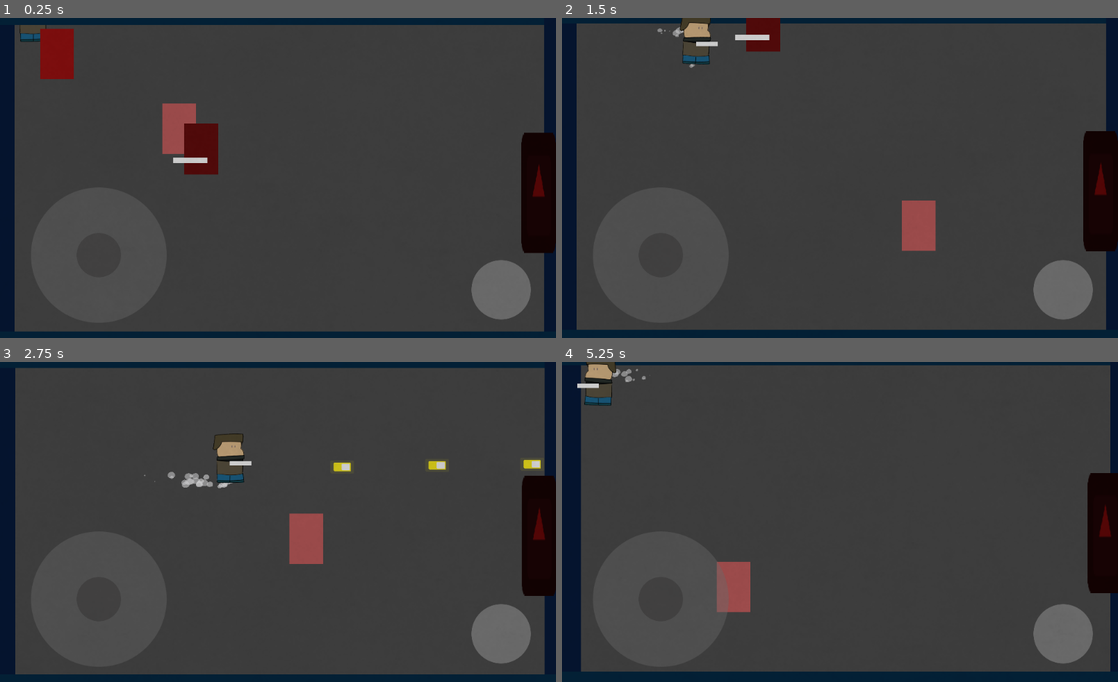
Above: before the commit, frames 1-4 (two rows, left to right).
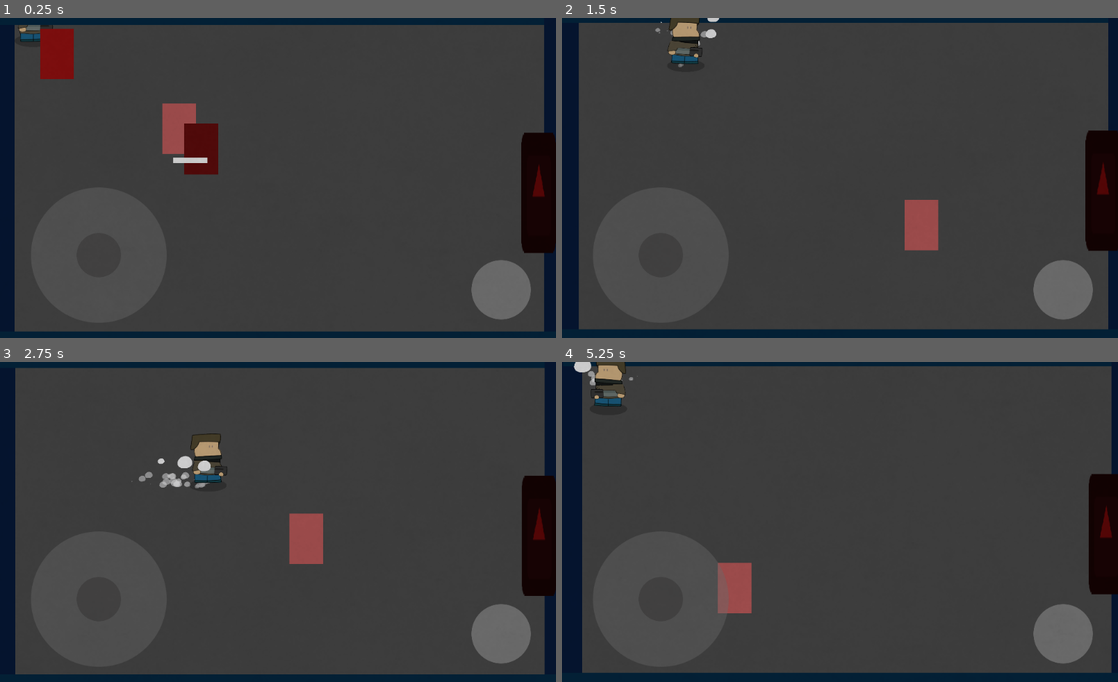
Above: after the commit, the same moments.

Repository: gath-thee-thaw/gohome-thegame
Game: Godot game, scene res://levels/level_1.tscn
The game is run twice, just before and just after one commit, with the same random seed, the same clock (stepped at 60 frames per second) and the same inputs. The engine's default icon, where the game draws it, is replaced by a stand-in: a white triangle on a blue panel in a dark square.
Inputs (mouse positions are in pixels of both pictures, inside the frame that each line leads up to):
- Up to frame 1 (0.25 s): no input
- Up to frame 2 (1.5 s): move the mouse to (962, 165) at 0.52 s; press the mouse at (962, 165) at 0.53 s; hold D (right) 0.53-1.28 s; move the mouse to (728, 197) at 1.27 s; release the mouse at (728, 197) at 1.28 s; hold S (down) from 1.28 s (still down); click (728, 197) at 1.35 s
- Up to frame 3 (2.75 s): move the mouse to (333, 451) at 2.02 s; release S (down) at 2.03 s; press the mouse at (333, 451) at 2.03 s; hold D (right) from 2.03 s (still down)
- Up to frame 4 (5.25 s): move the mouse to (812, 589) at 2.77 s; release D (right) at 2.78 s; release the mouse at (812, 589) at 2.78 s; hold W (up) 2.78-3.53 s; click (812, 589) at 2.85 s; move the mouse to (1006, 573) at 3.52 s; press the mouse at (1006, 573) at 3.53 s; hold A (left) 3.53-5.03 s; move the mouse to (673, 477) at 4.27 s; release the mouse at (673, 477) at 4.28 s; click (673, 477) at 4.35 s; move the mouse to (867, 525) at 5.02 s; press the mouse at (867, 525) at 5.03 s; hold S (down) from 5.03 s (still down)

The runs differ from the first frame. In frame 1, less than 0.1% of the frame differs, in the area x 3-10%, y 2-5%; in frame 2, 2.8%, in the area x 2-100%, y 0-98%; in frame 3, 1.7%; in frame 4, 2.0%.

Commit message:
fixed the shotgun

Diff:
--- a/Assests/Bullet/bullet_spriteframes.tres
+++ b/Assests/Bullet/bullet_spriteframes.tres
@@ -8,5 +8,5 @@
 "frames": [ ExtResource( 1 ), ExtResource( 2 ) ],
 "loop": false,
 "name": "default",
-"speed": 24.0
+"speed": 60.0
 } ]
--- a/Scripts/Player.gd
+++ b/Scripts/Player.gd
@@ -54,3 +54,6 @@
 	position += direction * delta * speed
 	position.x = clamp(position.x, 60, screen_size.x-60)
 	position.y = clamp(position.y, 0, screen_size.y-60)
+
+func shoot():
+	print("dsafhasdfhkgasdgkj")
--- a/Scripts/SMG.gd
+++ b/Scripts/SMG.gd
@@ -26,4 +26,4 @@
 		var bul = bullet.instance()
 		bul.position = $SpawnPoint.global_position
 		get_tree().root.add_child(bul)
-		bul.playerFlip = get_parent().flip
+		bul.playerFlip = get_parent().get_parent().get_parent().flip
--- a/Scripts/ShotGun.gd
+++ b/Scripts/ShotGun.gd
@@ -6,23 +6,21 @@
 var backStep = 1000
 var backStepPos
 
-func _ready():
-	var hand = $Hands2
-	remove_child($Hands2)
-	get_parent().find_node("Hands").add_child(hand)
+onready var playerNode
 
 func _process(delta):
+	playerNode = Global.player
 
 	if Input.is_action_just_pressed("shoot"):
 		if timer <= 0:
 			Shoot()
 			timer = shootDelay
-			if !get_parent().flip:
-				backStepPos = get_parent().position.x - backStep
-				get_parent().position.x = lerp(get_parent().position.x, backStepPos, delta)
+			if !playerNode.flip:
+				backStepPos = playerNode.position.x - backStep
+				playerNode.position.x = lerp(playerNode.position.x, backStepPos, delta)
 			else:
-				backStepPos = get_parent().position.x + backStep
-				get_parent().position.x = lerp(get_parent().position.x, backStepPos, delta)
+				backStepPos = playerNode.position.x + backStep
+				playerNode.position.x = lerp(playerNode.position.x, backStepPos, delta)
 
 	if timer > 0:
 		timer -= delta
@@ -34,24 +32,24 @@
 	var bul = bullet.instance()
 	bul.position = $SpawnPoint.global_position
 	get_tree().root.add_child(bul)
-	bul.playerFlip = get_parent().flip
+	bul.playerFlip = playerNode.flip
 	bul.direction = ($SpawnPoint/shot1.position - $SpawnPoint.position).normalized()
 	bul.spawnPoint = $SpawnPoint.global_position
 
 	var bul2 = bullet.instance()
 	bul2.position = $SpawnPoint.global_position
 	get_tree().root.add_child(bul2)
-	bul2.playerFlip = get_parent().flip
+	bul2.playerFlip = playerNode.flip
 	bul2.direction = ($SpawnPoint/shot2.position - $SpawnPoint.position).normalized()
 	bul2.spawnPoint = $SpawnPoint.global_position
 
 	var bul3 = bullet.instance()
 	bul3.position = $SpawnPoint.global_position
 	get_tree().root.add_child(bul3)
-	bul3.playerFlip = get_parent().flip
+	bul3.playerFlip = playerNode.flip
 	bul3.direction = ($SpawnPoint/shot3.position - $SpawnPoint.position).normalized()
 	bul3.spawnPoint = $SpawnPoint.global_position
 
 func shotgun_knockback():
-	$GunAnimationPlayer.play("ShotgunShoot")
+	$AnimationPlayer.play("ShotgunShoot")
 	pass
--- a/Scripts/bullet2.gd
+++ b/Scripts/bullet2.gd
@@ -1,7 +1,7 @@
 extends Area2D
 
 var playerFlip
-var speed = 200
+var speed = 500
 var recoil = .5
 var dir
 
--- a/Scripts/bulletEnenmy.gd
+++ b/Scripts/bulletEnenmy.gd
@@ -1,10 +1,7 @@
 extends Area2D
-
 
 var playerFlip
 var speed = 1000
-
-
 
 func _process(delta):
 	#position += playerDirection * playerSpeed + transform.x * speed * delta //playerDirection * playerSpeed +
@@ -12,9 +9,6 @@
 		position += transform.x * speed * delta
 	else:
 		position += -transform.x * speed * delta
-
-
-
 
 func _on_bulletEnenmy_body_entered(body):
 	queue_free()
--- a/Scripts/levelSelect.gd
+++ b/Scripts/levelSelect.gd
@@ -1,7 +1,7 @@
 extends Area2D
-
 
 func _on_Area2D_area_entered(area):
 	if(area.is_in_group("Player")):
 		print("res://level_" + str(int(get_tree().current_scene.name) + 1) + ".tscn")
 		get_tree().change_scene("res://levels/level_" + str(int(get_tree().current_scene.name) + 1) + ".tscn")
+		Global.player.shoot()
--- a/levels/level_1.tscn
+++ b/levels/level_1.tscn
@@ -1,12 +1,12 @@
 [gd_scene load_steps=14 format=2]
 
 [ext_resource path="res://global.gd" type="Script" id=1]
-[ext_resource path="res://scenes/bulletEnenmy.tscn" type="PackedScene" id=2]
+[ext_resource path="res://Scenes/bulletEnenmy.tscn" type="PackedScene" id=2]
 [ext_resource path="res://mobileControlls.tscn" type="PackedScene" id=3]
-[ext_resource path="res://scenes/Player.tscn" type="PackedScene" id=4]
-[ext_resource path="res://scenes/enemy1.tscn" type="PackedScene" id=5]
-[ext_resource path="res://scenes/enemy2.tscn" type="PackedScene" id=6]
-[ext_resource path="res://scenes/enemy3.tscn" type="PackedScene" id=7]
+[ext_resource path="res://Scenes/Player.tscn" type="PackedScene" id=4]
+[ext_resource path="res://Scenes/enemy1.tscn" type="PackedScene" id=5]
+[ext_resource path="res://Scenes/enemy2.tscn" type="PackedScene" id=6]
+[ext_resource path="res://Scenes/enemy3.tscn" type="PackedScene" id=7]
 [ext_resource path="res://icon.png" type="Texture" id=8]
 [ext_resource path="res://Scripts/Camera2D.gd" type="Script" id=9]
 [ext_resource path="res://Scripts/levelSelect.gd" type="Script" id=10]
--- a/levels/level_2.tscn
+++ b/levels/level_2.tscn
@@ -1,14 +1,15 @@
 [gd_scene load_steps=13 format=2]
 
 [ext_resource path="res://global.gd" type="Script" id=1]
-[ext_resource path="res://scenes/bulletEnenmy.tscn" type="PackedScene" id=2]
+[ext_resource path="res://Scenes/bulletEnenmy.tscn" type="PackedScene" id=2]
 [ext_resource path="res://mobileControlls.tscn" type="PackedScene" id=3]
-[ext_resource path="res://scenes/Player.tscn" type="PackedScene" id=4]
-[ext_resource path="res://scenes/enemy1.tscn" type="PackedScene" id=5]
-[ext_resource path="res://scenes/enemy2.tscn" type="PackedScene" id=6]
-[ext_resource path="res://scenes/enemy3.tscn" type="PackedScene" id=7]
+[ext_resource path="res://Scenes/Player.tscn" type="PackedScene" id=4]
+[ext_resource path="res://Scenes/enemy1.tscn" type="PackedScene" id=5]
+[ext_resource path="res://Scenes/enemy2.tscn" type="PackedScene" id=6]
+[ext_resource path="res://Scenes/enemy3.tscn" type="PackedScene" id=7]
 [ext_resource path="res://icon.png" type="Texture" id=8]
 [ext_resource path="res://Scripts/levelSelect.gd" type="Script" id=10]
+
 
 [sub_resource type="RectangleShape2D" id=3]
 extents = Vector2( 31.5, 336 )
--- a/levels/level_3.tscn
+++ b/levels/level_3.tscn
@@ -1,14 +1,15 @@
 [gd_scene load_steps=13 format=2]
 
 [ext_resource path="res://global.gd" type="Script" id=1]
-[ext_resource path="res://scenes/bulletEnenmy.tscn" type="PackedScene" id=2]
+[ext_resource path="res://Scenes/bulletEnenmy.tscn" type="PackedScene" id=2]
 [ext_resource path="res://mobileControlls.tscn" type="PackedScene" id=3]
-[ext_resource path="res://scenes/Player.tscn" type="PackedScene" id=4]
-[ext_resource path="res://scenes/enemy1.tscn" type="PackedScene" id=5]
-[ext_resource path="res://scenes/enemy2.tscn" type="PackedScene" id=6]
-[ext_resource path="res://scenes/enemy3.tscn" type="PackedScene" id=7]
+[ext_resource path="res://Scenes/Player.tscn" type="PackedScene" id=4]
+[ext_resource path="res://Scenes/enemy1.tscn" type="PackedScene" id=5]
+[ext_resource path="res://Scenes/enemy2.tscn" type="PackedScene" id=6]
+[ext_resource path="res://Scenes/enemy3.tscn" type="PackedScene" id=7]
 [ext_resource path="res://icon.png" type="Texture" id=8]
 [ext_resource path="res://Scripts/levelSelect.gd" type="Script" id=10]
+
 
 [sub_resource type="RectangleShape2D" id=3]
 extents = Vector2( 31.5, 336 )
--- a/scenes/Player.tscn
+++ b/scenes/Player.tscn
@@ -1,18 +1,19 @@
-[gd_scene load_steps=18 format=2]
-
-[ext_resource path="res://scenes/joystick.tscn" type="PackedScene" id=1]
-[ext_resource path="res://Assests/Player/player-body_1.png" type="Texture" id=2]
-[ext_resource path="res://icon.png" type="Texture" id=3]
-[ext_resource path="res://Scripts/Player.gd" type="Script" id=4]
-[ext_resource path="res://scenes/SMG.tscn" type="PackedScene" id=5]
+[gd_scene load_steps=19 format=2]
+
+[ext_resource path="res://Scenes/joystick.tscn" type="PackedScene" id=1]
+[ext_resource path="res://scenes/ShotGun.tscn" type="PackedScene" id=2]
+[ext_resource path="res://Scripts/Player.gd" type="Script" id=3]
+[ext_resource path="res://icon.png" type="Texture" id=4]
+[ext_resource path="res://Assests/Player/player-body_1.png" type="Texture" id=5]
 [ext_resource path="res://Assests/Player/player-body_2.png" type="Texture" id=6]
-[ext_resource path="res://Assests/particles-walk.png" type="Texture" id=9]
-[ext_resource path="res://Assests/noise.png" type="Texture" id=10]
-[ext_resource path="res://Assests/Audio/FOOTSTEPS (A) Walking Loop 01.ogg" type="AudioStream" id=11]
+[ext_resource path="res://Assests/particles-walk.png" type="Texture" id=7]
+[ext_resource path="res://Assests/Audio/FOOTSTEPS (A) Walking Loop 01.ogg" type="AudioStream" id=8]
+[ext_resource path="res://Assests/noise.png" type="Texture" id=9]
+[ext_resource path="res://Assests/shadow.png" type="Texture" id=10]
 
 [sub_resource type="SpriteFrames" id=2]
 animations = [ {
-"frames": [ ExtResource( 2 ), ExtResource( 6 ) ],
+"frames": [ ExtResource( 5 ), ExtResource( 6 ) ],
 "loop": true,
 "name": "default",
 "speed": 3.0
@@ -58,7 +59,7 @@
 "values": [ false ]
 }
 tracks/1/type = "value"
-tracks/1/path = NodePath("Sprites/Hands:playing")
+tracks/1/path = NodePath("Sprites/Body:frame")
 tracks/1/interp = 1
 tracks/1/loop_wrap = true
 tracks/1/imported = false
@@ -66,104 +67,80 @@
 tracks/1/keys = {
 "times": PoolRealArray( 0 ),
 "transitions": PoolRealArray( 1 ),
-"update": 0,
-"values": [ false ]
-}
-tracks/2/type = "value"
-tracks/2/path = NodePath("Sprites/Body:frame")
+"update": 1,
+"values": [ 0 ]
+}
+tracks/2/type = "bezier"
+tracks/2/path = NodePath("Sprites:position:x")
 tracks/2/interp = 1
 tracks/2/loop_wrap = true
 tracks/2/imported = false
 tracks/2/enabled = true
 tracks/2/keys = {
-"times": PoolRealArray( 0 ),
-"transitions": PoolRealArray( 1 ),
-"update": 1,
-"values": [ 0 ]
-}
-tracks/3/type = "value"
-tracks/3/path = NodePath("Sprites/Hands:frame")
+"points": PoolRealArray( 0, -0.25, 0, 0.25, 0 ),
+"times": PoolRealArray( 0 )
+}
+tracks/3/type = "bezier"
+tracks/3/path = NodePath("Sprites:position:y")
 tracks/3/interp = 1
 tracks/3/loop_wrap = true
 tracks/3/imported = false
 tracks/3/enabled = true
 tracks/3/keys = {
-"times": PoolRealArray( 0 ),
-"transitions": PoolRealArray( 1 ),
-"update": 1,
-"values": [ 0 ]
-}
-tracks/4/type = "bezier"
-tracks/4/path = NodePath("Sprites:position:x")
+"points": PoolRealArray( 0, -0.25, 0, 0.25, 0 ),
+"times": PoolRealArray( 0 )
+}
+tracks/4/type = "value"
+tracks/4/path = NodePath("Sprites:rotation_degrees")
 tracks/4/interp = 1
 tracks/4/loop_wrap = true
 tracks/4/imported = false
 tracks/4/enabled = true
 tracks/4/keys = {
-"points": PoolRealArray( 0, -0.25, 0, 0.25, 0 ),
-"times": PoolRealArray( 0 )
-}
-tracks/5/type = "bezier"
-tracks/5/path = NodePath("Sprites:position:y")
+"times": PoolRealArray( 0 ),
+"transitions": PoolRealArray( 1 ),
+"update": 0,
+"values": [ -0.16503 ]
+}
+tracks/5/type = "value"
+tracks/5/path = NodePath("CPUParticles2D:emitting")
 tracks/5/interp = 1
 tracks/5/loop_wrap = true
 tracks/5/imported = false
 tracks/5/enabled = true
 tracks/5/keys = {
-"points": PoolRealArray( 0, -0.25, 0, 0.25, 0 ),
-"times": PoolRealArray( 0 )
-}
-tracks/6/type = "value"
-tracks/6/path = NodePath("Sprites:rotation_degrees")
+"times": PoolRealArray( 0 ),
+"transitions": PoolRealArray( 1 ),
+"update": 0,
+"values": [ false ]
+}
+tracks/6/type = "bezier"
+tracks/6/path = NodePath("Sprites/Hands:position:x")
 tracks/6/interp = 1
 tracks/6/loop_wrap = true
 tracks/6/imported = false
 tracks/6/enabled = true
 tracks/6/keys = {
-"times": PoolRealArray( 0 ),
-"transitions": PoolRealArray( 1 ),
-"update": 0,
-"values": [ -0.16503 ]
-}
-tracks/7/type = "value"
-tracks/7/path = NodePath("CPUParticles2D:emitting")
+"points": PoolRealArray( 0, -0.25, 0, 0.25, 0 ),
+"times": PoolRealArray( 0 )
+}
+tracks/7/type = "bezier"
+tracks/7/path = NodePath("Sprites/Hands:position:y")
 tracks/7/interp = 1
 tracks/7/loop_wrap = true
 tracks/7/imported = false
 tracks/7/enabled = true
 tracks/7/keys = {
-"times": PoolRealArray( 0 ),
-"transitions": PoolRealArray( 1 ),
-"update": 0,
-"values": [ false ]
-}
-tracks/8/type = "bezier"
-tracks/8/path = NodePath("Sprites/Hands:position:x")
+"points": PoolRealArray( 0, -0.25, 0, 0.25, 0 ),
+"times": PoolRealArray( 0 )
+}
+tracks/8/type = "value"
+tracks/8/path = NodePath("Walksound:playing")
 tracks/8/interp = 1
 tracks/8/loop_wrap = true
 tracks/8/imported = false
 tracks/8/enabled = true
 tracks/8/keys = {
-"points": PoolRealArray( 0, -0.25, 0, 0.25, 0 ),
-"times": PoolRealArray( 0 )
-}
-tracks/9/type = "bezier"
-tracks/9/path = NodePath("Sprites/Hands:position:y")
-tracks/9/interp = 1
-tracks/9/loop_wrap = true
-tracks/9/imported = false
-tracks/9/enabled = true
-tracks/9/keys = {
-"points": PoolRealArray( 0, -0.25, 0, 0.25, 0 ),
-"times": PoolRealArray( 0 )
-}
-tracks/10/type = "value"
-tracks/10/path = NodePath("Walksound:playing")
-tracks/10/interp = 1
-tracks/10/loop_wrap = true
-tracks/10/imported = false
-tracks/10/enabled = true
-tracks/10/keys = {
 "times": PoolRealArray( 0 ),
 "transitions": PoolRealArray( 1 ),
 "update": 1,
@@ -186,79 +163,67 @@
 "update": 1,
 "values": [ true ]
 }
-tracks/1/type = "value"
-tracks/1/path = NodePath("Sprites/Hands:playing")
+tracks/1/type = "bezier"
+tracks/1/path = NodePath("Sprites:position:x")
 tracks/1/interp = 1
 tracks/1/loop_wrap = true
 tracks/1/imported = false
 tracks/1/enabled = true
 tracks/1/keys = {
-"times": PoolRealArray( 0 ),
-"transitions": PoolRealArray( 1 ),
-"update": 1,
-"values": [ true ]
+"points": PoolRealArray( 0, -0.25, 0, 0.25, 0 ),
+"times": PoolRealArray( 0 )
 }
 tracks/2/type = "bezier"
-tracks/2/path = NodePath("Sprites:position:x")
+tracks/2/path = NodePath("Sprites:position:y")
 tracks/2/interp = 1
 tracks/2/loop_wrap = true
 tracks/2/imported = false
 tracks/2/enabled = true
 tracks/2/keys = {
-"points": PoolRealArray( 0, -0.25, 0, 0.25, 0 ),
-"times": PoolRealArray( 0 )
-}
-tracks/3/type = "bezier"
-tracks/3/path = NodePath("Sprites:position:y")
+"points": PoolRealArray( 0, -0.25, 0, 0.25, 0, 0, -0.25, 0, 0, -8.83333, 0, 0, -8.83333, 0.25, 0 ),
+"times": PoolRealArray( 0, 0.3, 0.6 )
+}
+tracks/3/type = "value"
+tracks/3/path = NodePath("Sprites:rotation_degrees")
 tracks/3/interp = 1
 tracks/3/loop_wrap = true
 tracks/3/imported = false
 tracks/3/enabled = true
 tracks/3/keys = {
-"points": PoolRealArray( 0, -0.25, 0, 0.25, 0, 0, -0.25, 0, 0, -8.83333, 0, 0, -8.83333, 0.25, 0 ),
-"times": PoolRealArray( 0, 0.3, 0.6 )
+"times": PoolRealArray( 0, 0.3, 0.6 ),
+"transitions": PoolRealArray( 1, 0.25, 1 ),
+"update": 0,
+"values": [ 0.0, 8.0, 0.0 ]
 }
 tracks/4/type = "value"
-tracks/4/path = NodePath("Sprites:rotation_degrees")
+tracks/4/path = NodePath("CPUParticles2D:emitting")
 tracks/4/interp = 1
 tracks/4/loop_wrap = true
 tracks/4/imported = false
 tracks/4/enabled = true
 tracks/4/keys = {
-"times": PoolRealArray( 0, 0.3, 0.6 ),
-"transitions": PoolRealArray( 1, 0.25, 1 ),
-"update": 0,
-"values": [ 0.0, 8.0, 0.0 ]
-}
-tracks/5/type = "value"
-tracks/5/path = NodePath("CPUParticles2D:emitting")
+"times": PoolRealArray( 0 ),
+"transitions": PoolRealArray( 1 ),
+"update": 1,
+"values": [ true ]
+}
+tracks/5/type = "bezier"
+tracks/5/path = NodePath("Sprites/Hands:position:y")
 tracks/5/interp = 1
 tracks/5/loop_wrap = true
 tracks/5/imported = false
 tracks/5/enabled = true
 tracks/5/keys = {
-"times": PoolRealArray( 0 ),
-"transitions": PoolRealArray( 1 ),
-"update": 1,
-"values": [ true ]
-}
-tracks/6/type = "bezier"
-tracks/6/path = NodePath("Sprites/Hands:position:y")
+"points": PoolRealArray( 0, -0.25, 0, 0, 0.732636, 3.07644, -0.25, 0, 0.2, -1.12683, 0.10161, 0, 1.89308, 0.25, 0 ),
+"times": PoolRealArray( 0, 0.4, 0.6 )
+}
+tracks/6/type = "value"
+tracks/6/path = NodePath("Walksound:playing")
 tracks/6/interp = 1
 tracks/6/loop_wrap = true
 tracks/6/imported = false
 tracks/6/enabled = true
 tracks/6/keys = {
-"points": PoolRealArray( 0, -0.25, 0, 0, 0.732636, 3.07644, -0.25, 0, 0.2, -1.12683, 0.10161, 0, 1.89308, 0.25, 0 ),
-"times": PoolRealArray( 0, 0.4, 0.6 )
-}
-tracks/7/type = "value"
-tracks/7/path = NodePath("Walksound:playing")
-tracks/7/interp = 1
-tracks/7/loop_wrap = true
-tracks/7/imported = false
-tracks/7/enabled = true
-tracks/7/keys = {
 "times": PoolRealArray( 0 ),
 "transitions": PoolRealArray( 1 ),
 "update": 1,
@@ -273,8 +238,14 @@
 colors = PoolColorArray( 1, 1, 1, 0.713376, 1, 1, 1, 1, 1, 1, 1, 1, 1, 1, 1, 0.558011, 1, 1, 1, 0 )
 
 [node name="Player" type="Area2D" groups=["Player"]]
-script = ExtResource( 4 )
+script = ExtResource( 3 )
 speed = 250
+
+[node name="Sprite" type="Sprite" parent="."]
+modulate = Color( 1, 1, 1, 0.239216 )
+position = Vector2( 1, 42 )
+scale = Vector2( 0.48, 0.4 )
+texture = ExtResource( 10 )
 
 [node name="Sprites" type="Node2D" parent="."]
 rotation = -0.00288032
@@ -283,8 +254,9 @@
 scale = Vector2( 0.4, 0.4 )
 frames = SubResource( 2 )
 
-[node name="Hands" type="AnimatedSprite" parent="Sprites"]
-animation = "Shotgun"
+[node name="Hands" type="Node2D" parent="Sprites"]
+
+[node name="ShotGun" parent="Sprites/Hands" instance=ExtResource( 2 )]
 
 [node name="polla" type="Sprite" parent="."]
 visible = false
@@ -292,13 +264,11 @@
 position = Vector2( 9.80035, -18.3796 )
 rotation = 3.14159
 scale = Vector2( 0.777937, -0.200837 )
-texture = ExtResource( 3 )
+texture = ExtResource( 4 )
 
 [node name="CollisionShape2D" type="CollisionShape2D" parent="."]
 position = Vector2( 0, -0.5 )
 shape = SubResource( 1 )
-
-[node name="SMG" parent="." instance=ExtResource( 5 )]
 
 [node name="CanvasLayer" type="CanvasLayer" parent="."]
 
--- a/scenes/SMG.tscn
+++ b/scenes/SMG.tscn
@@ -1,17 +1,28 @@
-[gd_scene load_steps=2 format=2]
+[gd_scene load_steps=5 format=2]
 
 [ext_resource path="res://Scripts/SMG.gd" type="Script" id=1]
+[ext_resource path="res://Assests/Player/player-hand_SMG.png" type="Texture" id=2]
+
+[sub_resource type="SpriteFrames" id=1]
+animations = [ {
+"frames": [ ExtResource( 2 ) ],
+"loop": true,
+"name": "default",
+"speed": 5.0
+} ]
+
+[sub_resource type="Animation" id=2]
+resource_name = "SMGshoot"
 
 [node name="SMG" type="Node2D"]
 script = ExtResource( 1 )
 
-[node name="ColorRect" type="ColorRect" parent="."]
-margin_top = -3.0
-margin_right = 40.0
-margin_bottom = 5.0
-__meta__ = {
-"_edit_use_anchors_": false
-}
-
 [node name="SpawnPoint" type="Node2D" parent="."]
 position = Vector2( 61, 1 )
+
+[node name="SMG" type="AnimatedSprite" parent="."]
+scale = Vector2( 0.4, 0.4 )
+frames = SubResource( 1 )
+
+[node name="AnimationPlayer" type="AnimationPlayer" parent="."]
+anims/SMGshoot = SubResource( 2 )
--- a/scenes/ShotGun.tscn
+++ b/scenes/ShotGun.tscn
@@ -24,7 +24,7 @@
 [sub_resource type="Animation" id=11]
 length = 0.001
 tracks/0/type = "bezier"
-tracks/0/path = NodePath("../Sprites/Hands:offset:x")
+tracks/0/path = NodePath("Shotgun:offset:x")
 tracks/0/interp = 1
 tracks/0/loop_wrap = true
 tracks/0/imported = false
@@ -34,7 +34,7 @@
 "times": PoolRealArray( 0 )
 }
 tracks/1/type = "bezier"
-tracks/1/path = NodePath("../Sprites/Hands:offset:y")
+tracks/1/path = NodePath("Shotgun:offset:y")
 tracks/1/interp = 1
 tracks/1/loop_wrap = true
 tracks/1/imported = false
@@ -48,17 +48,17 @@
 resource_name = "ShotgunShoot"
 length = 0.6
 tracks/0/type = "bezier"
-tracks/0/path = NodePath("../Sprites/Hands:offset:x")
+tracks/0/path = NodePath("Shotgun:offset:x")
 tracks/0/interp = 1
 tracks/0/loop_wrap = true
 tracks/0/imported = false
 tracks/0/enabled = true
 tracks/0/keys = {
-"points": PoolRealArray( 0, -0.25, 0, 0.1, -2.93023, -15.0211, -0.1, 4.83382, 0.25, 0, -0.437767, -0.25, 0, 0.25, 0 ),
-"times": PoolRealArray( 0, 0.1, 0.6 )
+"points": PoolRealArray( 0, -0.25, 0, 0, -4, -11, -0.1, 6, 0.1, 2, 0, -0.1, -6, 0.25, 0 ),
+"times": PoolRealArray( 0, 0.1, 0.4 )
 }
 tracks/1/type = "bezier"
-tracks/1/path = NodePath("../Sprites/Hands:offset:y")
+tracks/1/path = NodePath("Shotgun:offset:y")
 tracks/1/interp = 1
 tracks/1/loop_wrap = true
 tracks/1/imported = false
@@ -68,7 +68,7 @@
 "times": PoolRealArray( 0 )
 }
 tracks/2/type = "value"
-tracks/2/path = NodePath("../ShotGun/ShotgunSound:playing")
+tracks/2/path = NodePath("ShotgunSound:playing")
 tracks/2/interp = 1
 tracks/2/loop_wrap = true
 tracks/2/imported = false
@@ -80,7 +80,7 @@
 "values": [ true ]
 }
 tracks/3/type = "value"
-tracks/3/path = NodePath("../ShotGun/ShotgunReloadSound:playing")
+tracks/3/path = NodePath("ShotgunReloadSound:playing")
 tracks/3/interp = 1
 tracks/3/loop_wrap = true
 tracks/3/imported = false
@@ -98,14 +98,13 @@
 [node name="ShotGun" type="Node2D"]
 script = ExtResource( 1 )
 
-[node name="Hands2" type="AnimatedSprite" parent="."]
+[node name="Shotgun" type="AnimatedSprite" parent="."]
 scale = Vector2( 0.4, 0.4 )
 frames = SubResource( 3 )
 animation = "Shotgun"
 playing = true
 
-[node name="GunAnimationPlayer" type="AnimationPlayer" parent="."]
-root_node = NodePath("../../AnimationPlayer")
+[node name="AnimationPlayer" type="AnimationPlayer" parent="."]
 anims/RESET = SubResource( 11 )
 anims/ShotgunShoot = SubResource( 10 )
 
Binary file added: Assests/Player/player-hand_SMG.png
Not shown, added: Assests/Player/player-hand_SMG.png.import
Binary file added: Assests/shadow.png
Not shown, added: Assests/shadow.png.import
Not shown: 3 places in scenes/Player.tscn that only renumber resources
